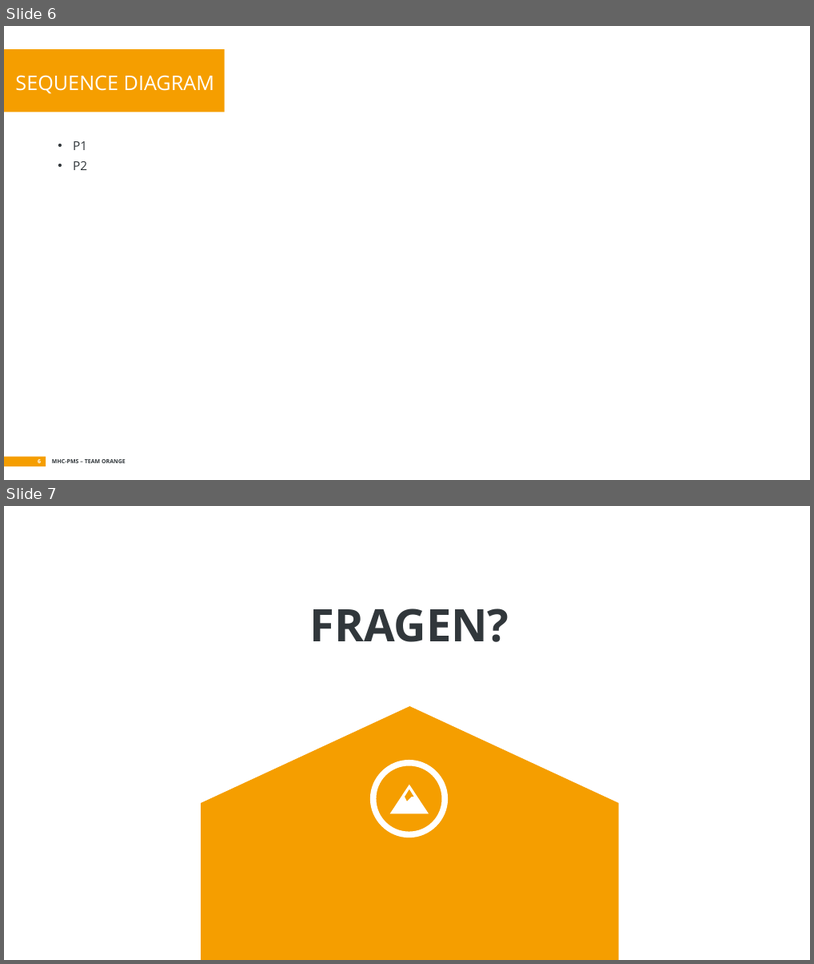
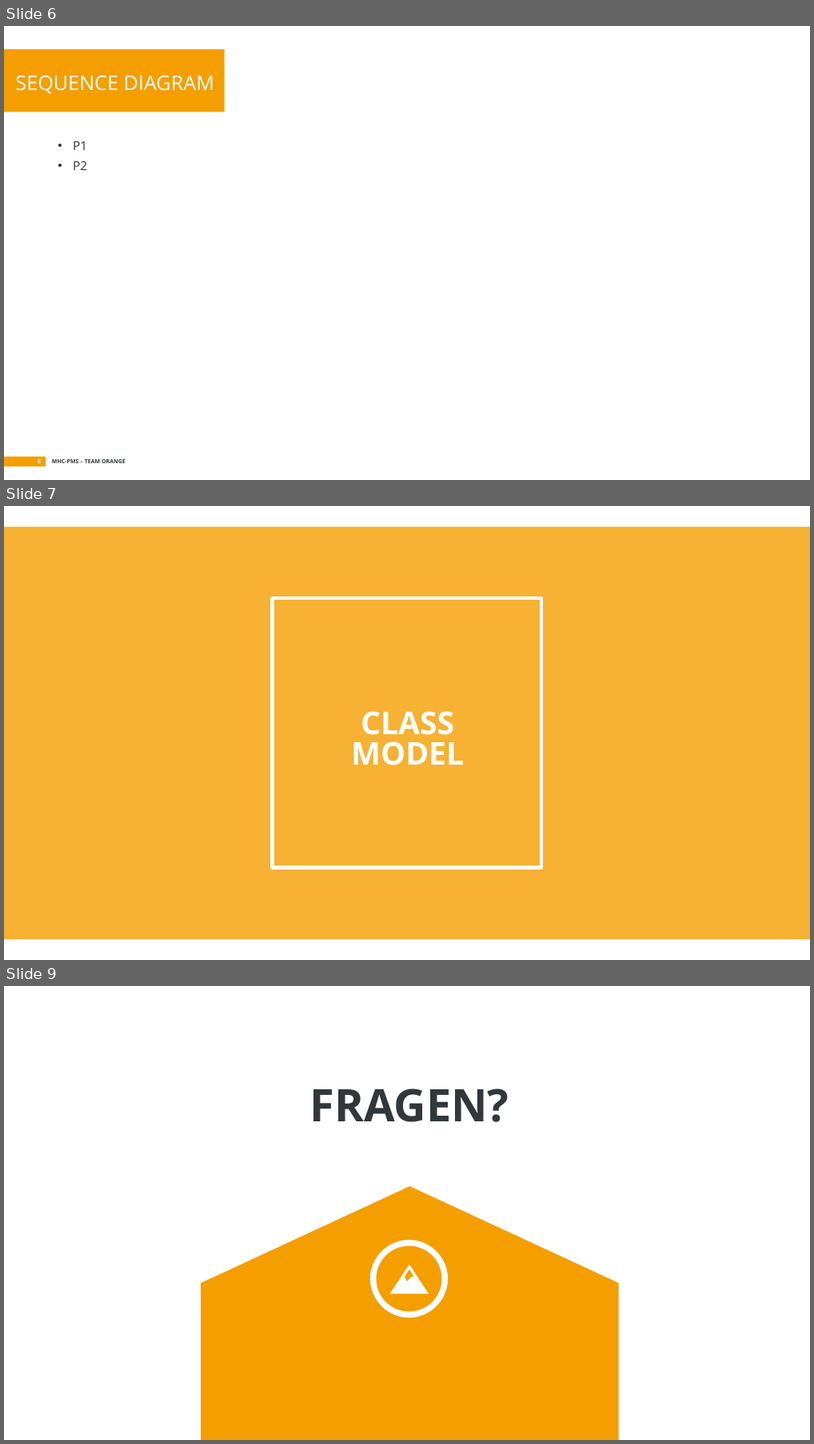
Before and after one commit to soed2020-teamorange/ch.bfh.bti7081.s2020.orange, a slide deck: doc/tasks/task_04/task04.pptx. Shown one above the other, each under a label of ours: slides 6 and 7 before the commit, slides 6, 7 and 9 after it; the slides between them are not shown. The pictures are 814x964 and 814x1444 pixels, drawn with LibreOffice and Linux fonts; fonts in the diff are those of the drawing. Boxes give left, top, right and bottom in pixels: in the first picture for what was removed or moved away, otherwise in the second. Text is boxed around its words. In the diff, an @@ line names an element or a change of style, - is before the commit and + after.

```diff
--- a/doc/tasks/task_04/task04.pptx
+++ b/doc/tasks/task_04/task04.pptx
@@ slide 7 added at box(4, 506, 810, 960), background #FFFFFF; not listed: 5 template elements that a slide beside it also shows @@
@@ rectangle added at box(4, 527, 810, 939), fill #F59E00 at 80% opacity @@
@@ rectangle added at box(273, 599, 542, 868), outline #FFFFFF 3 pt @@
@@ text added at box(351, 711, 464, 765), 28 pt, text #FFFFFF, bold @@
+CLASS
+MODEL
@@ rectangle added at box(4, 934, 176, 960), fill #FFFFFF @@
@@ what was slide 7 is now slide 9 @@
```
Also in this commit, not shown: 1 slide changed, 1 other slide added, 1 other file.
